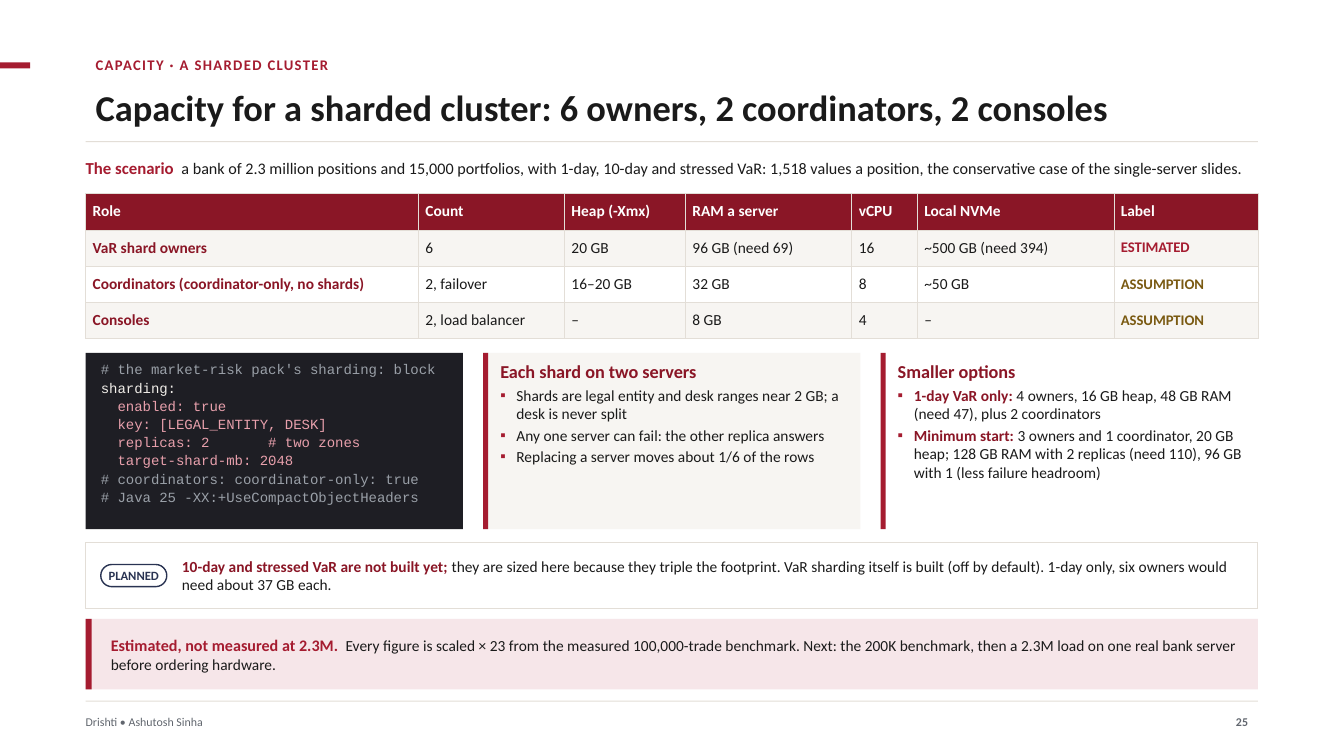
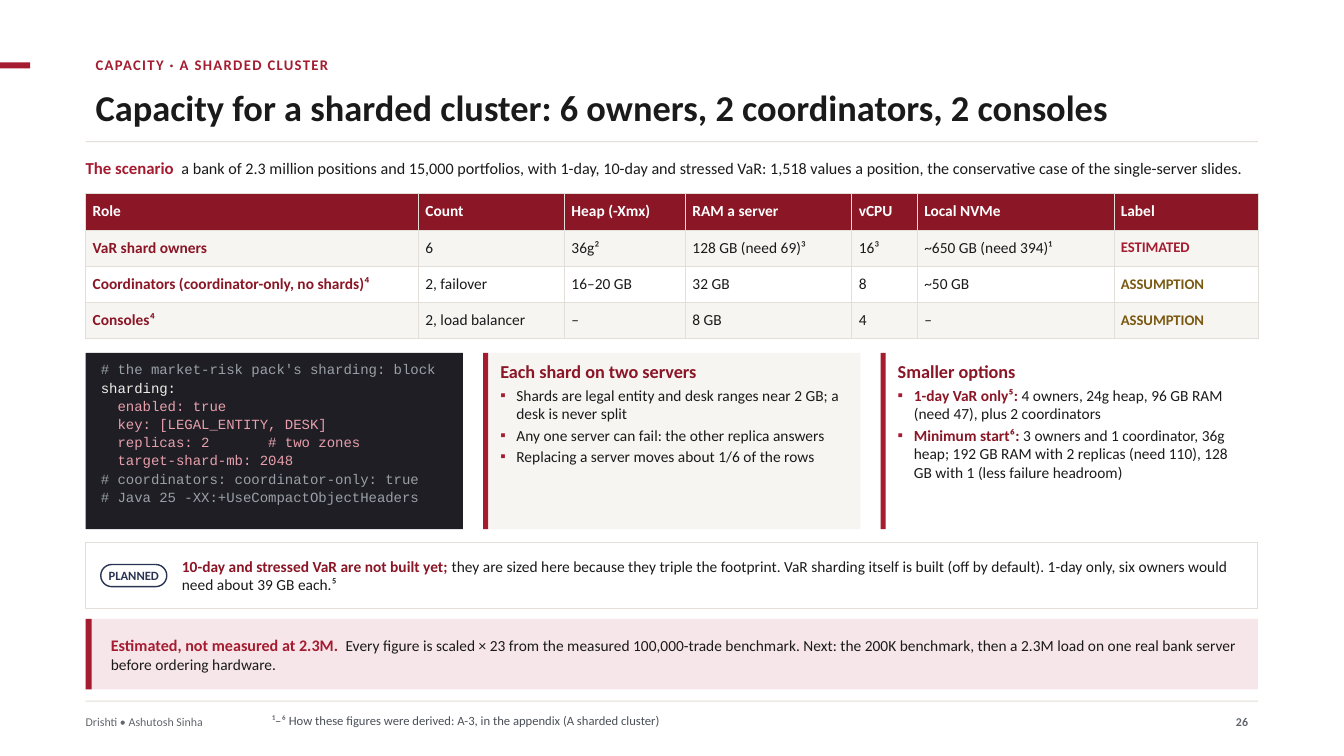
Before and after one commit to ajsinha/drishti, a slide deck: slide 26 of docs/publications/Drishti-VaR-Engine.pptx (slide 25 before the commit). Drawn at 1344x756 pixels with LibreOffice and Linux fonts; fonts in the diff are those of the drawing. Boxes give left, top, right and bottom in pixels: in the first picture for what was removed or moved away, otherwise in the second. Text is boxed around its words. In the diff, an @@ line names an element or a change of style, - is before the commit and + after.

Commit message:
Decks reorganised: one shape for every deck, the two AWS decks merged into Drishti-on-AWS, the VaR deck with the Market and World editions and one roadmap, every estimate footnoted with its derivation (figures corrected: shard owner 128 GB RAM and a 36 GB heap, 330-650 req/s); EXPOSURE_GUIDE 27.3's seven-year path storage is about 130 TB

```diff
--- a/docs/publications/Drishti-VaR-Engine.pptx
+++ b/docs/publications/Drishti-VaR-Engine.pptx
@@ table at box(86, 194, 1258, 339) @@
-row 2: VaR shard owners | 6 | 20 GB | 96 GB (need 69) | 16 | ~500 GB (need 394) | ESTIMATED
+row 2: VaR shard owners | 6 | 36g² | 128 GB (need 69)³ | 16³ | ~650 GB (need 394)¹ | ESTIMATED
-row 3, column 1: Coordinators (coordinator-only, no shards)
+row 3, column 1: Coordinators (coordinator-only, no shards)⁴
-row 4, column 1: Consoles
+row 4, column 1: Consoles⁴
@@ text at box(914, 389, 1227, 480): text changed @@
-▪ 1-day VaR only: 4 owners, 16 GB heap, 48 GB RAM (need 47), plus 2 coordinators
-▪ Minimum start: 3 owners and 1 coordinator, 20 GB heap; 128 GB RAM with 2 replicas (need 110), 96 GB with 1 (less failure headroom)
+▪ 1-day VaR only⁵: 4 owners, 24g heap, 96 GB RAM (need 47), plus 2 coordinators
+▪ Minimum start⁶: 3 owners and 1 coordinator, 36g heap; 192 GB RAM with 2 replicas (need 110), 128 GB with 1 (less failure headroom)
@@ text at box(182, 561, 1227, 590): text changed @@
-10-day and stressed VaR are not built yet; they are sized here because they triple the footprint. VaR sharding itself is built (off by default). 1-day only, six owners would need about 37 GB each.
+10-day and stressed VaR are not built yet; they are sized here because they triple the footprint. VaR sharding itself is built (off by default). 1-day only, six owners would need about 39 GB each.⁵
@@ text added at box(272, 715, 659, 727), 9 pt, text #4A5058 @@
+¹–⁶ How these figures were derived: A-3, in the appendix (A sharded cluster)
@@ page number at box(1236, 718, 1248, 726): text changed @@
-25
+26
```
Also in this commit, not shown: 33 other slides changed, 14 slides added, 4 slides removed, 13 other files.
